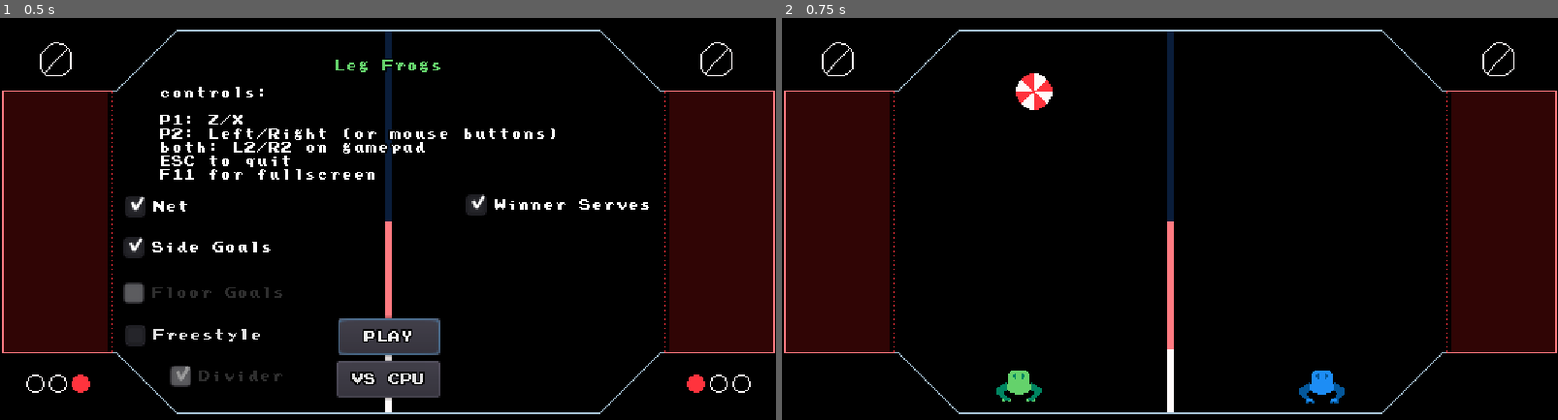
Above: before the commit, frames 1-2 (left to right).
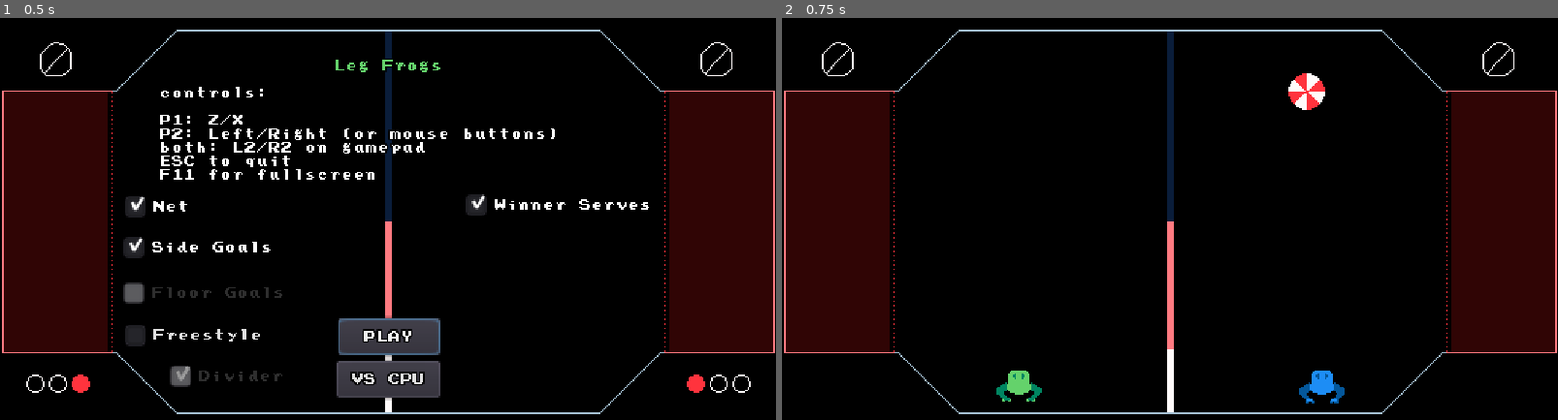
Above: after the commit, the same moments.

Repository: uzkbwza/leg-frogs
Game: Godot game, scene res://Game.tscn
The game is run twice, just before and just after one commit, with the same random seed, the same clock (stepped at 60 frames per second) and the same inputs.
Inputs:
- Up to frame 1 (0.5 s): no input
- Up to frame 2 (0.75 s): click "PLAY" at 0.5 s

Frame 1 is identical in both runs. In frame 2, 0.7% of the frame differs, in the area x 30-70%, y 13-23%.

Commit message:
bug fixes

Diff:
--- a/Ball.gd
+++ b/Ball.gd
@@ -8,6 +8,7 @@
 export var push_speed = 10
 var radius
 var last_side_hit = Game.Side.Left
+var last_hitter
 var queued_reset_pos = null
 var prev_pos = Vector2()
 var dir = Vector2()
@@ -34,10 +35,14 @@
 	if queued_reset_pos:
 		state.transform.origin = queued_reset_pos
 		queued_reset_pos = null
+		var new_side
 		if global_position.x > 256:
-			last_side_hit = Game.Side.Right
+			new_side = Game.Side.Right
 		else:
-			last_side_hit = Game.Side.Left
+			new_side = Game.Side.Left
+		if new_side != last_side_hit:
+			num_bounces = 0
+		last_side_hit = new_side
 	if state.get_contact_count():
 		var contact = state.get_contact_collider_position(0)
 		if contact:
@@ -57,6 +62,10 @@
 		apply_impulse(to_local(body.global_position), ((Vector2(cos(body.angle), sin(body.angle)) + (global_position - body.global_position).normalized()) / 2) * push_speed)
 		last_side_hit = body.side
 		emit_signal("hit", hit_point, false)
+		var frog = body.get_frog()
+		if frog != last_hitter:
+			num_bounces = 0
+		last_hitter = frog
 	elif body.is_in_group("bounds"):
 		var new_side_hit
 		if global_position.x > 256:
--- a/BallHitter.gd
+++ b/BallHitter.gd
@@ -10,7 +10,8 @@
 
 func _ready():
 	prev_position = global_position
-	add_collision_exception_with(get_parent())
+	if get_parent() is Frog:
+		add_collision_exception_with(get_parent())
 func _physics_process(delta):
 	angle = (global_position - prev_position).angle()
 	prev_position = global_position
@@ -21,3 +22,9 @@
 		return node.side
 	else:
 		return get_side(node.get_parent())
+
+func get_frog(node=self):
+	if node is Frog:
+		return node
+	else:
+		return get_frog(node.get_parent())
--- a/Game.gd
+++ b/Game.gd
@@ -42,7 +42,10 @@
 export var max_score = 1
 
 # Called when the node enters the scene tree for the first time.
-func start(side=[Side.Left, Side.Right][rng.randi() % 2]):
+func start(side=null):
+	if side == null:
+		side = rng.randi_range(0, 2)
+		print(side)
 	if !initiated:
 		if !side_goals:
 			$Border1.hide()
@@ -103,6 +106,7 @@
 #	start()
 	Engine.time_scale = 1.0
 	get_tree().paused = true
+	rng.randomize()
 
 func _physics_process(delta):
 	if !get_tree().paused and Input.is_action_just_pressed("ui_cancel"):
@@ -172,7 +176,6 @@
 #	if frog:
 #		$HitFreezeTimer.start()
 #		Engine.time_scale = 0.1
-	randomize()
 	var effect = hit_effect.instance()
 	if scored:
 		effect.color = Color("#ff333d")
